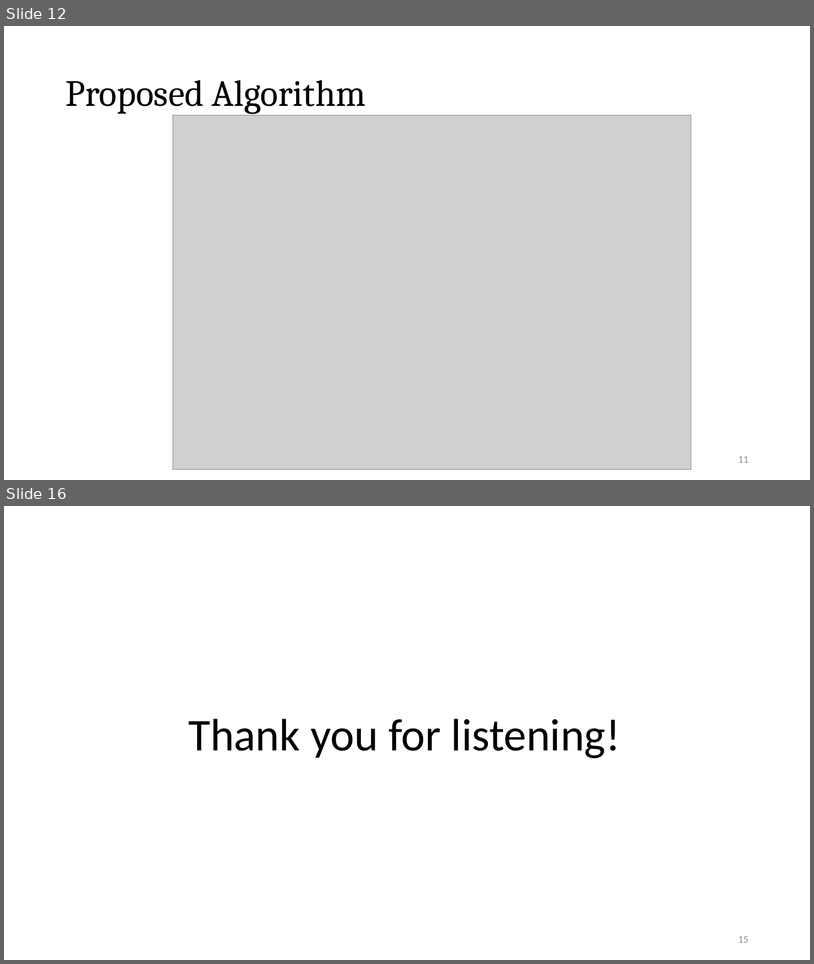
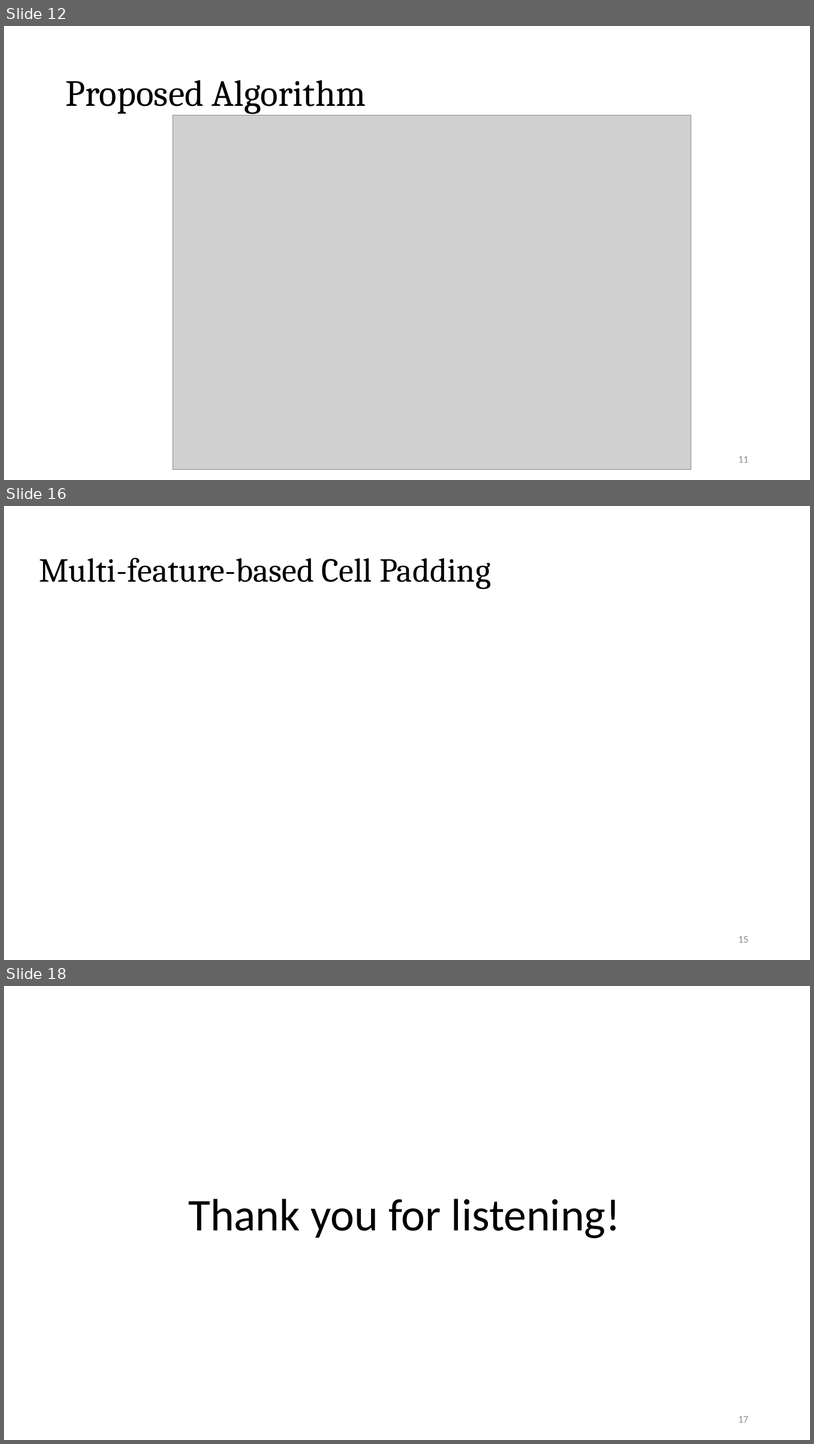
Before and after one commit to Pacific-Feng-Studuies/Studied-Papers, a slide deck: GM/Placement/PUFFER A Routability-Driven Placement Framework via Cell Padding/PUFFER A Routability-Driven Placement Framework via Cell Padding.pptx. Shown one above the other, each under a label of ours: slides 12 and 16 before the commit, slides 12, 16 and 18 after it; the slides between them are not shown. The pictures are 814x964 and 814x1444 pixels, drawn with LibreOffice and Linux fonts; fonts in the diff are those of the drawing; grey boxes stand for pictures. Boxes give left, top, right and bottom in pixels: in the first picture for what was removed or moved away, otherwise in the second. Text is boxed around its words. In the diff, an @@ line names an element or a change of style, - is before the commit and + after.

```diff
--- a/GM/Placement/PUFFER A Routability-Driven Placement Framework via Cell Padding/PUFFER A Routability-Driven Placement Framework via Cell Padding.pptx
+++ b/GM/Placement/PUFFER A Routability-Driven Placement Framework via Cell Padding/PUFFER A Routability-Driven Placement Framework via Cell Padding.pptx
@@ slide 16 added at box(4, 506, 810, 960), background #FFFFFF @@
@@ title added at box(39, 558, 491, 589), 40 pt, text #000000 @@
+Multi-feature-based Cell Padding
@@ page number added at box(738, 936, 749, 942), 12 pt, text #8C8C8C @@
+15
@@ what was slide 16 is now slide 18 @@
@@ page number at box(738, 1416, 749, 1422): text changed @@
-15
+17
```
Also in this commit, not shown: 4 slides changed, 1 other slide added, 1 other file.
